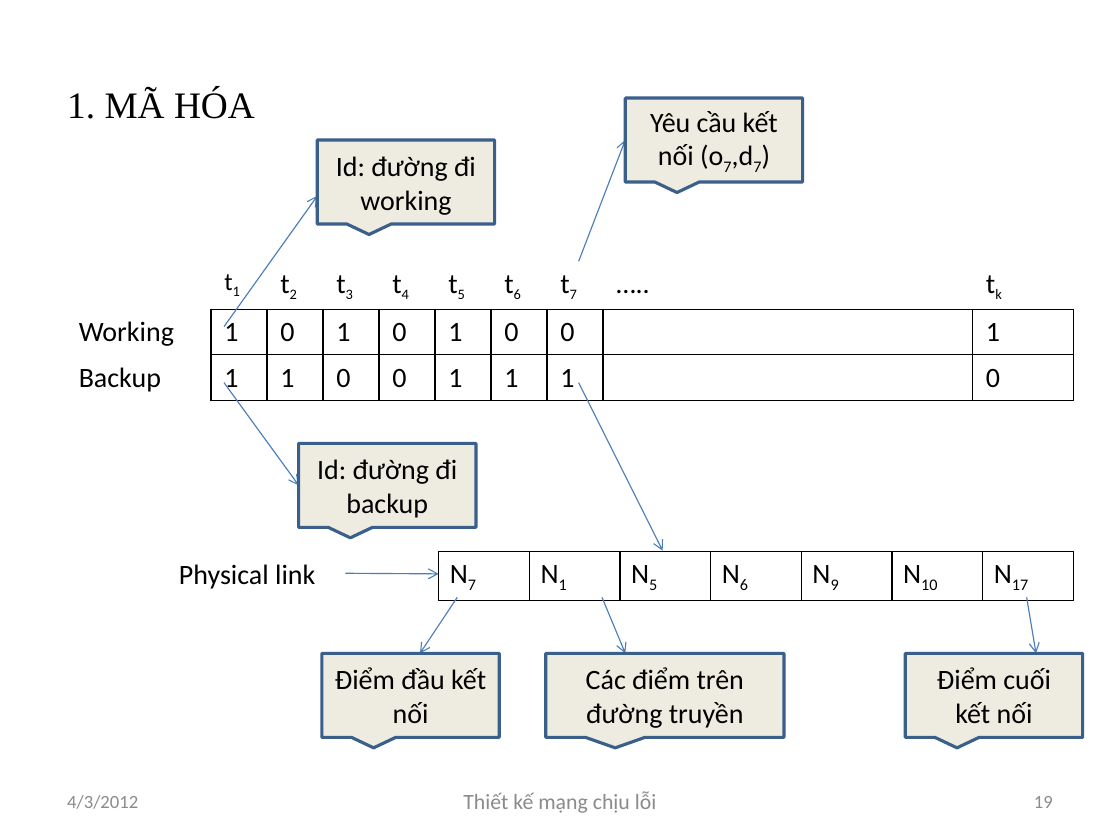
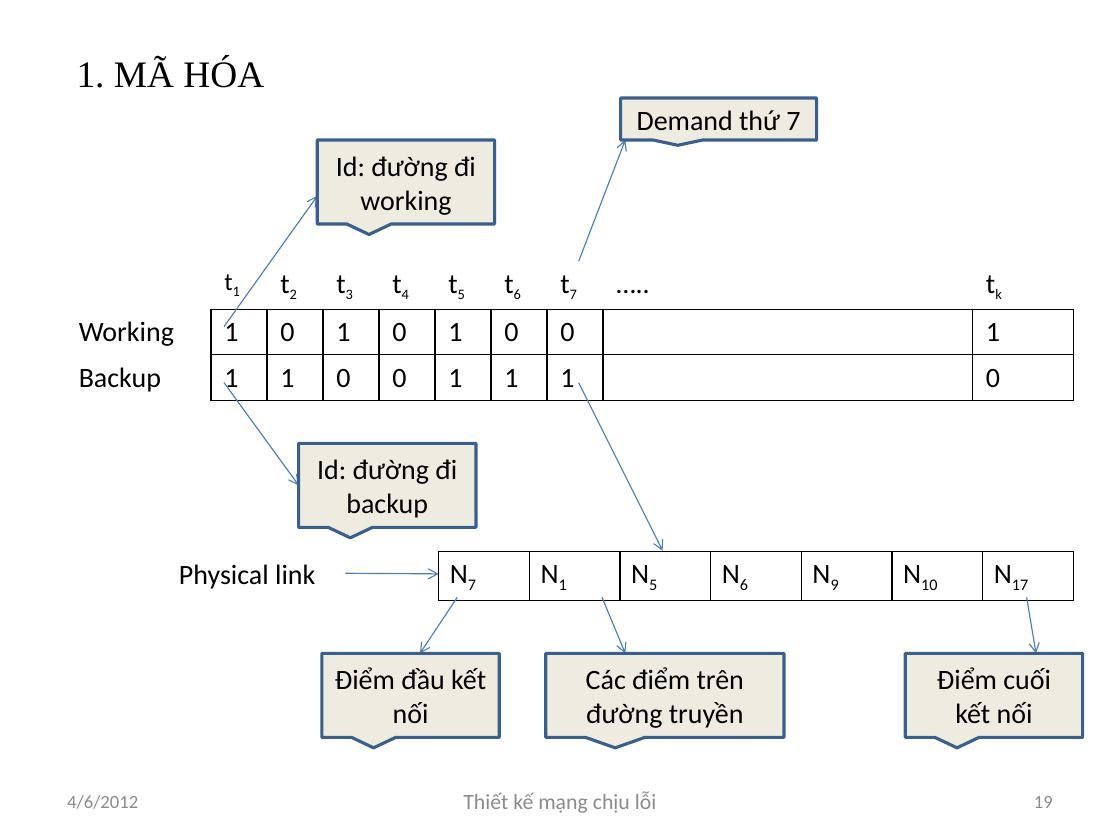
Before and after one commit to luongnv89/GAMSOND, a slide deck: slide 19 of Presents/Luongnv.Intro5.0.pptx. Drawn at 1120x840 pixels with LibreOffice and Linux fonts; fonts in the diff are those of the drawing. Boxes give left, top, right and bottom in pixels: in the first picture for what was removed or moved away, otherwise in the second. Text is boxed around its words. In the diff, an @@ line names an element or a change of style, - is before the commit and + after.

```diff
--- a/Presents/Luongnv.Intro5.0.pptx
+++ b/Presents/Luongnv.Intro5.0.pptx
@@ title "1. MÃ HÓA" moved from (x1=67, y1=89, x2=255, y2=119) to (x1=77, y1=58, x2=264, y2=88) @@
@@ speech box "Demand thứ 7" resized from (x1=625, y1=99, x2=802, y2=183) to (x1=620, y1=99, x2=816, y2=141) @@
@@ text in speech box at (x1=637, y1=110, x2=800, y2=130): text changed @@
-Yêu cầu kết nối (o7,d7)
+Demand thứ 7
@@ text at (x1=67, y1=795, x2=138, y2=809): text changed @@
-4/3/2012
+4/6/2012
```
Also in this commit, not shown: 34 other slides changed, 1 slide added, 2 other files.
